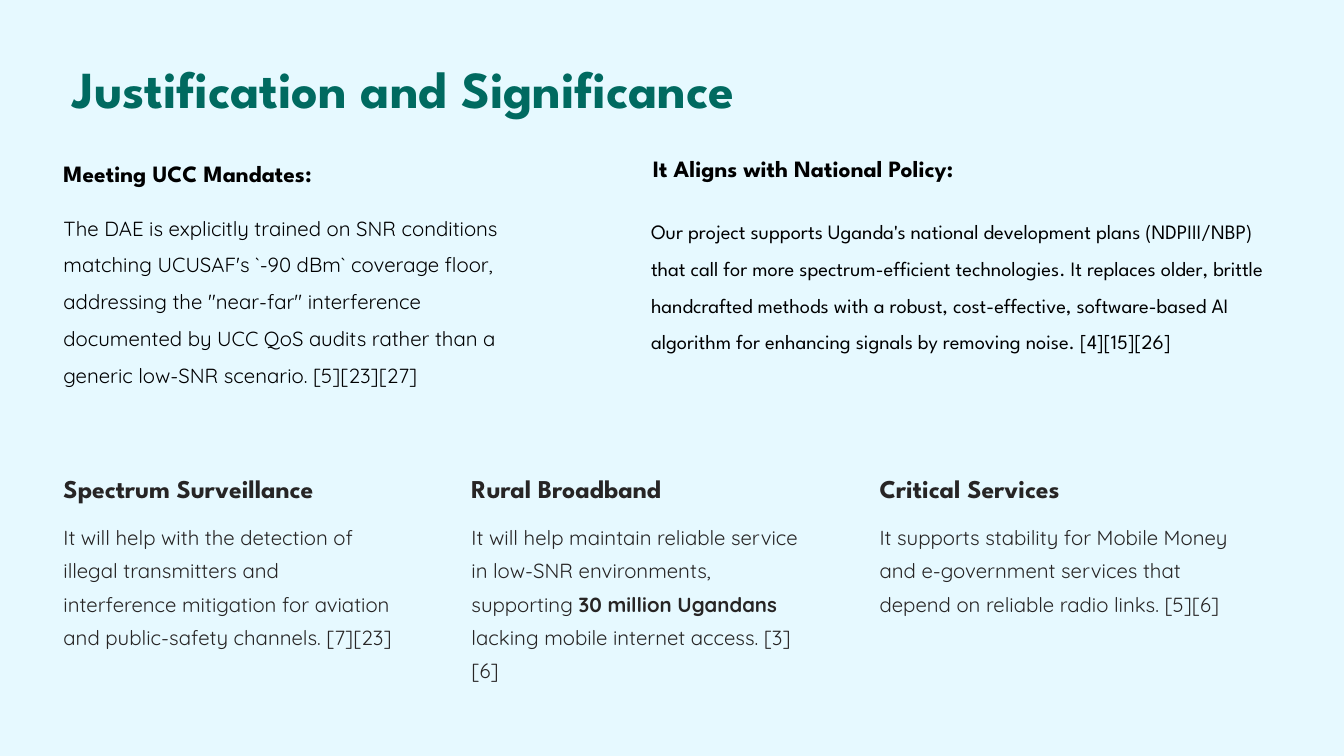
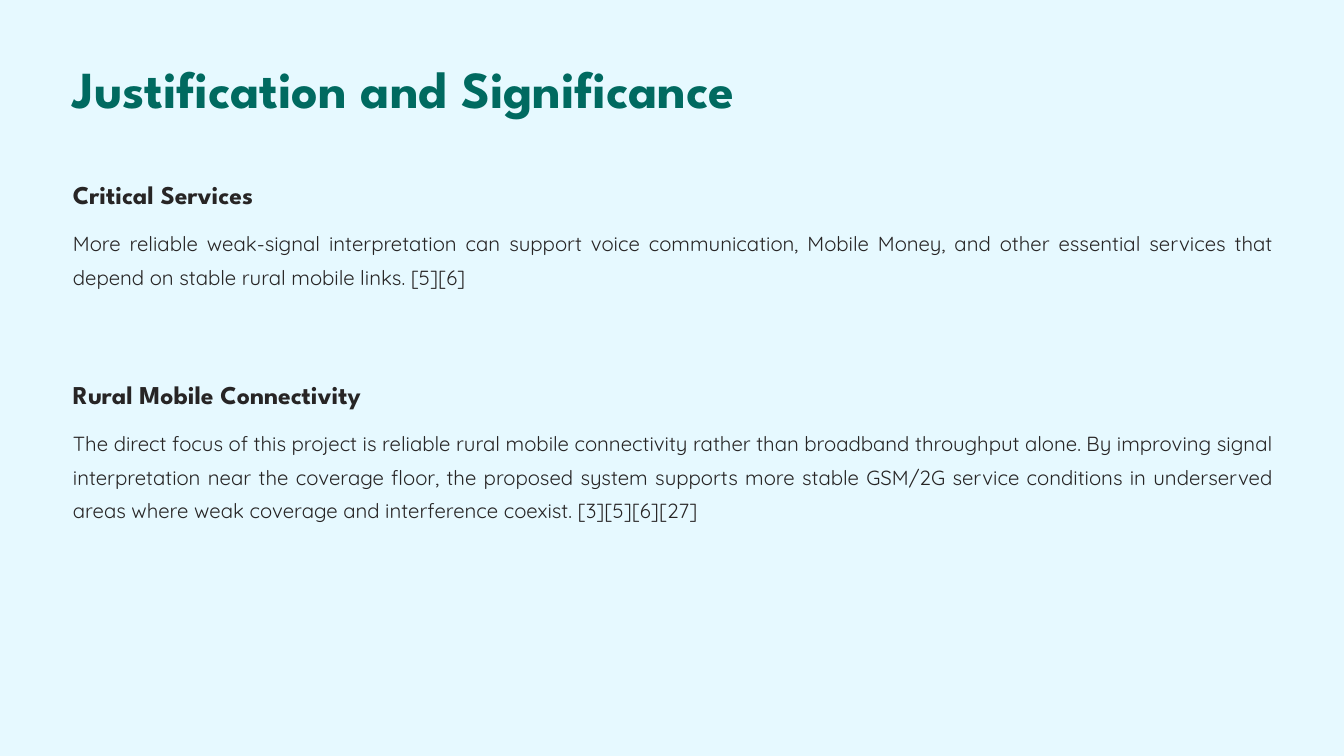
Before and after one commit to sharif-smj/Telecom-engineering-final-year-project, a slide deck: slide 9 of GSM Signal Denoising and Modulation Classification for Rural Uganda.pptx (slide 8 before the commit). Drawn at 1344x756 pixels with LibreOffice and Linux fonts; fonts in the diff are those of the drawing. Boxes give left, top, right and bottom in pixels: in the first picture for what was removed or moved away, otherwise in the second. Text is boxed around its words. In the diff, an @@ line names an element or a change of style, - is before the commit and + after.

```diff
--- a/GSM Signal Denoising and Modulation Classification for Rural Uganda.pptx
+++ b/GSM Signal Denoising and Modulation Classification for Rural Uganda.pptx
@@ text removed at <box>63,166,312,187</box> @@
-Meeting UCC Mandates:
@@ text "Critical Services": place and size @@
-text "Critical Services" at <box>880,480,1059,499</box>
+text "Critical Services" at <box>73,186,253,205</box>
@@ text removed at <box>653,161,953,182</box> @@
-It Aligns with National Policy:
@@ text removed at <box>63,221,498,387</box> @@
-The DAE is explicitly trained on SNR conditions matching UCUSAF's `-90 dBm` coverage floor, addressing the "near-far" interference documented by UCC QoS audits rather than a generic low-SNR scenario. [5][23][27]
@@ text added at <box>73,236,1273,289</box>, 17.5 pt, text #272525 @@
+More reliable weak-signal interpretation can support voice communication, Mobile Money, and other essential services that depend on stable rural mobile links. [5][6]
@@ text removed at <box>651,225,1262,354</box> @@
-Our project supports Uganda's national development plans (NDPIII/NBP) that call for more spectrum-efficient technologies. It replaces older, brittle handcrafted methods with a robust, cost-effective, software-based AI algorithm for enhancing signals by removing noise. [4][15][26]
@@ text added at <box>73,386,360,410</box>, 22 pt, text #272525, bold @@
+Rural Mobile Connectivity
@@ text added at <box>73,436,1272,522</box>, 17.5 pt, text #272525 @@
+The direct focus of this project is reliable rural mobile connectivity rather than broadband throughput alone. By improving signal interpretation near the coverage floor, the proposed system supports more stable GSM/2G service conditions in underserved areas where weak coverage and interference coexist. [3][5][6][27]
@@ text removed at <box>63,480,314,504</box> @@
-Spectrum Surveillance
@@ text removed at <box>471,480,661,499</box> @@
-Rural Broadband
@@ text removed at <box>63,530,391,649</box> @@
-It will help with the detection of illegal transmitters and interference mitigation for aviation and public-safety channels. [7][23]
@@ text removed at <box>471,530,798,682</box> @@
-It will help maintain reliable service in low-SNR environments, supporting 30 million Ugandans lacking mobile internet access. [3][6]
@@ text removed at <box>880,530,1228,616</box> @@
-It supports stability for Mobile Money and e-government services that depend on reliable radio links. [5][6]
```
Also in this commit, not shown: 14 other slides changed, 1 slide added, 2 other files.
